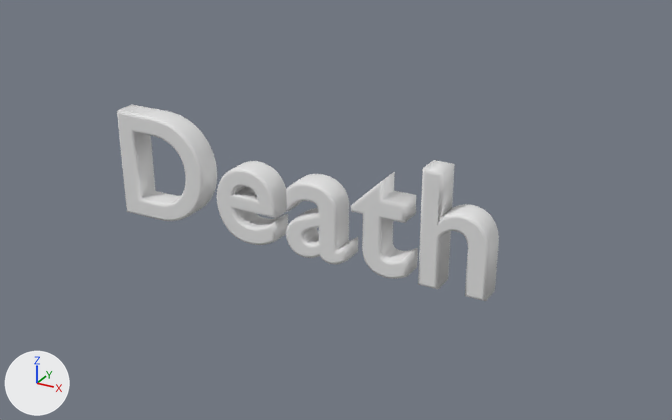
Before and after pictures for a commit that changed the Blender file assets/intro18.blend.
Rendered twice from a 50 mm camera at (2.81, -4.55, 2.27) aimed at (0.25, 0.09, -0.05). The lights are fixed; the arrows at lower left show +X, +Y and +Z. The same objects are shown in both versions, whatever each file hides.

Objects in the first picture: '6-Death'.
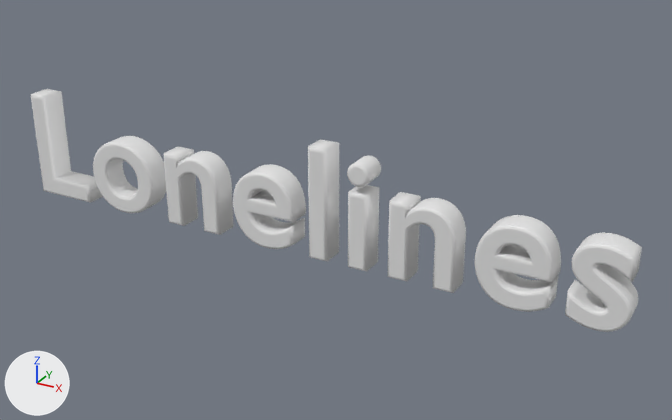
What the commit changed:
In text 'Text.007' (txt_text_007), body goes from 'Death' to 'Lonelines'.

Boxes (x1, y1, x2, y2) around the edits, measured in the pictures (672 x 420 px):
'6-Death', text changed
    before: (117, 105, 499, 301)
    after: (31, 89, 642, 332)
